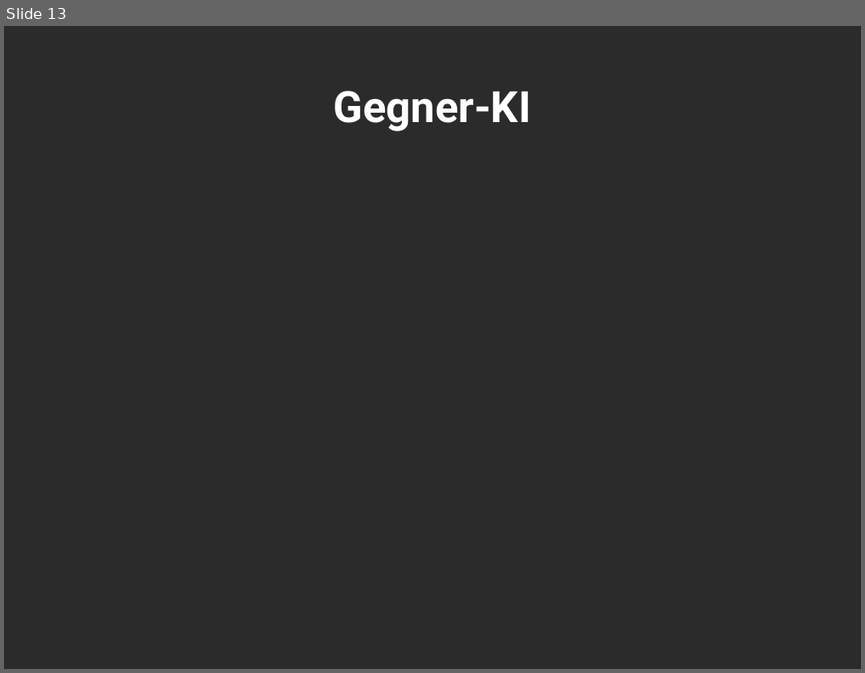
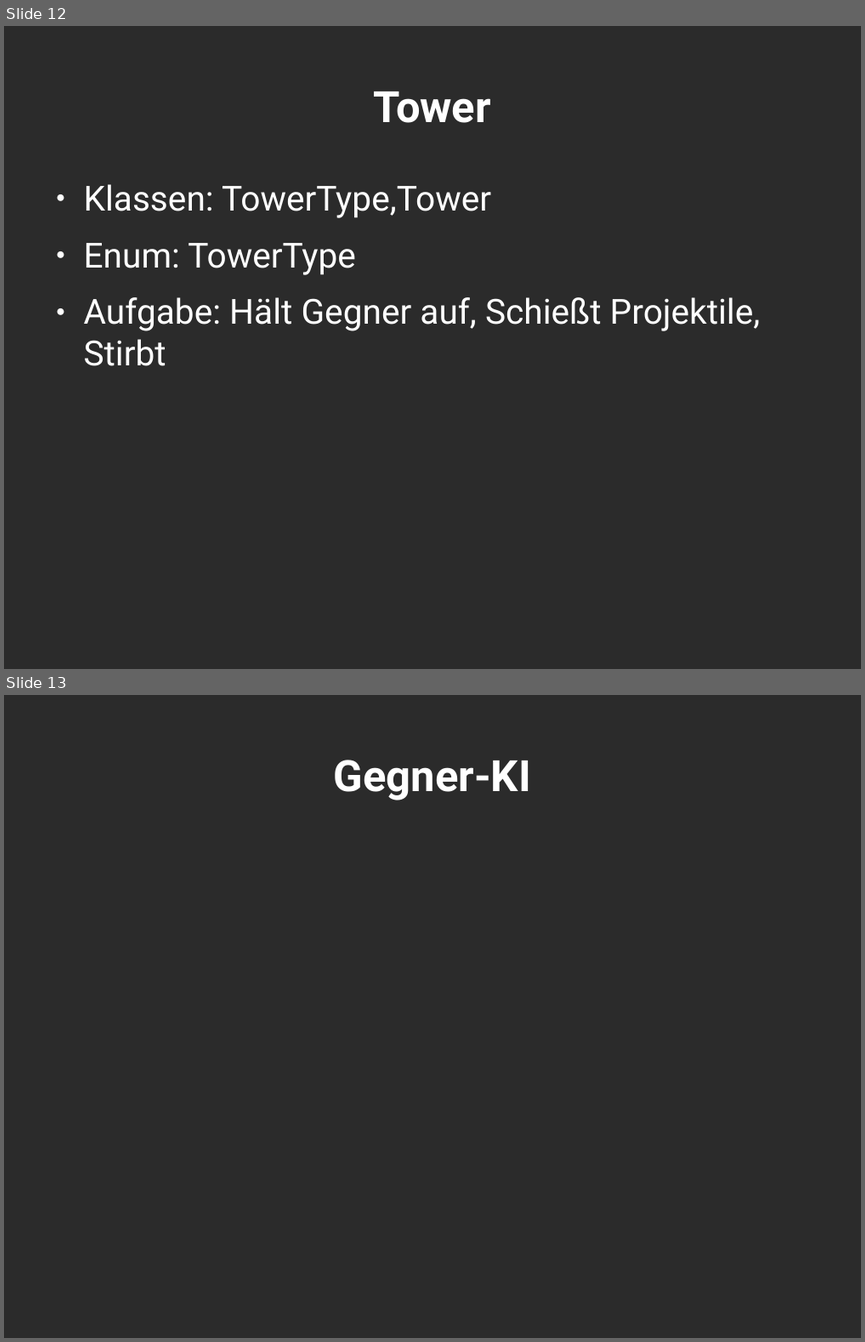
Before and after one commit to Leo1998/Kabuom, a slide deck: projektpräsentation.odp. Shown one above the other, each under a label of ours: slide 13 before the commit, slides 12 and 13 after it. The pictures are 865x673 and 865x1342 pixels, drawn with LibreOffice and Linux fonts; fonts in the diff are those of the drawing; background and template pictures are left out; a plain dark background stands for a picture behind light text. Boxes give left, top, right and bottom in pixels: in the first picture for what was removed or moved away, otherwise in the second. Text is boxed around its words. In the diff, an @@ line names an element or a change of style, - is before the commit and + after.

```diff
--- a/projektpräsentation.odp
+++ b/projektpräsentation.odp
@@ slide 12 added at [4, 26, 861, 669], background picture (left out) @@
@@ title added at [374, 91, 491, 123], 40 pt, text #FFFFFF, bold @@
+Tower
@@ text added at [84, 184, 760, 366], 32 pt, text #FFFFFF @@
+● Klassen: TowerType,Tower
+● Enum: TowerType
+● Aufgabe: Hält Gegner auf, Schießt Projektile, Stirbt
```
Also in this commit, not shown: 1 other slide added, 2 slides removed, 4 other files.
